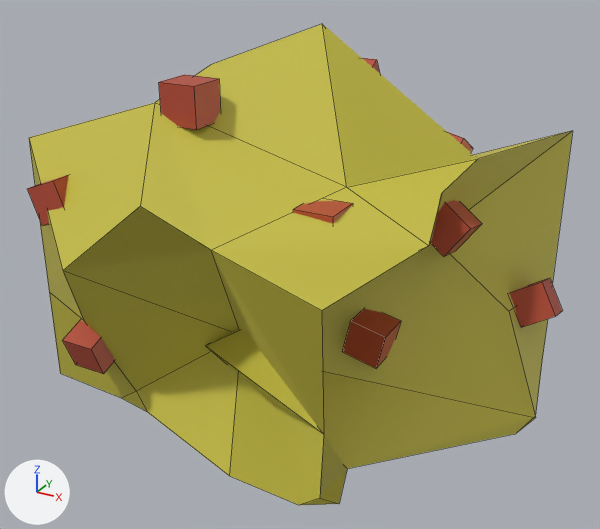
The FBX model WorkingArt/bush.fbx, before and after one commit.
Rendered twice from a 50 mm camera at (0.01181, -0.02177, 0.01477) aimed at (0.00013, -0.00053, 0.00415). Arrows for +X, +Y and +Z are at lower left; the lights stay in place. Mesh edges are drawn as thin lines. Where no turn or scale is listed for an object, it has been applied to the vertices.
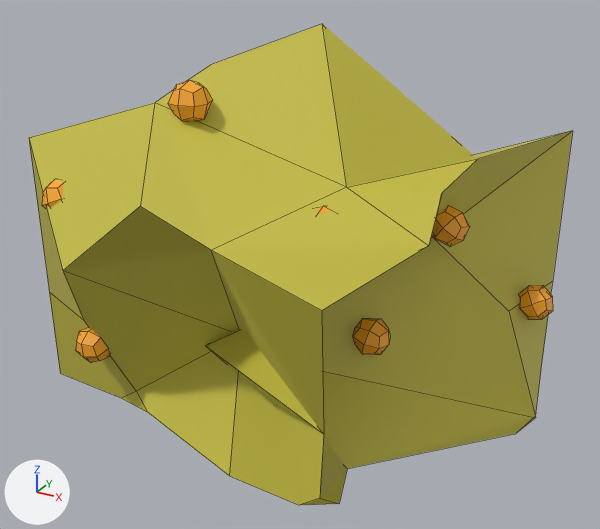
The change in detail:
Material 'Berry' (mat_berry) changes colour from red #b74b36 to orange #ffab26; in linear values from (0.471, 0.0713, 0.0368) to (1.0, 0.409, 0.0192).
me_mesh_002 is used by ob_pcube36; location (0.00093, 0.00163, 0.00956).
me_mesh_002 had 8 vertices, 6 faces and spanned x -0.00056..0.00056, y -0.00077..0.00077, z -0.00077..0.00077.
me_mesh_002 now has 26 vertices, 24 faces and spans x -0.00056..0.00056, y -0.00058..0.00058, z -0.00058..0.00058.
me_mesh_002 part 9: the whole mesh is rebuilt.
me_mesh_004 is used by ob_pcube38; location (0.00486, -0.00035, 0.00628).
me_mesh_004 had 8 vertices, 6 faces and spanned x -0.00078..0.00078, y -0.00071..0.00071, z -0.00088..0.00088.
me_mesh_004 now has 26 vertices, 24 faces and spans x -0.00059..0.00059, y -0.00055..0.00055, z -0.00057..0.00057.
me_mesh_004 part 7: the whole mesh is rebuilt.
me_mesh_005 is used by ob_pcube39; location (-0.0013, -0.00396, 0.00987).
me_mesh_005 had 8 vertices, 6 faces and spanned x -0.000562..0.000562, y -0.000562..0.000562, z -0.000562..0.000562.
me_mesh_005 now has 26 vertices, 24 faces and spans x -0.000562..0.000562, y -0.000562..0.000562, z -0.000562..0.000562.
me_mesh_005 part 4: the whole mesh is rebuilt.
me_mesh_012 is used by ob_pcube46; location (-0.00434, -0.00534, 0.00243).
me_mesh_012 had 8 vertices, 6 faces and spanned x -0.000562..0.000562, y -0.000724..0.000724, z -0.000724..0.000724.
me_mesh_012 now has 26 vertices, 24 faces and spans x -0.000562..0.000562, y -0.000543..0.000543, z -0.000543..0.000543.
me_mesh_012 part 8: the whole mesh is rebuilt.
me_mesh_014 is used by ob_pcube48; location (0.00329, -0.00192, 0.00305).
me_mesh_014 had 8 vertices, 6 faces and spanned x -0.000674..0.000674, y -0.000562..0.000562, z -0.000674..0.000674.
me_mesh_014 now has 26 vertices, 24 faces and spans x -0.000547..0.000547, y -0.000562..0.000562, z -0.000547..0.000547.
me_mesh_014 part 1: the whole mesh is rebuilt.
me_mesh_015 is used by ob_pcube49; location (0.00696, 0.00241, 0.00317).
me_mesh_015 had 8 vertices, 6 faces and spanned x -0.00077..0.00077, y -0.00075..0.00075, z -0.00089..0.00089.
me_mesh_015 now has 26 vertices, 24 faces and spans x -0.00058..0.00058, y -0.00054..0.00054, z -0.00056..0.00056.
me_mesh_015 part 2: the whole mesh is rebuilt.
me_mesh_013 is used by ob_pcube47; location (-0.00496, -0.00534, 0.00699).
me_mesh_013 had 8 vertices, 6 faces and spanned x -0.000725..0.000725, y -0.000562..0.000562, z -0.000725..0.000725.
me_mesh_013 now has 26 vertices, 24 faces and spans x -0.000544..0.000544, y -0.000562..0.000562, z -0.000544..0.000544.
me_mesh_013 part 6: the whole mesh is rebuilt.
me_mesh_006 is used by ob_pcube40; location (0.00269, -0.00396, 0.00706).
me_mesh_006 had 8 vertices, 6 faces and spanned x -0.000562..0.000562, y -0.000562..0.000562, z -0.000562..0.000562.
me_mesh_006 now has 26 vertices, 24 faces and spans x -0.000562..0.000562, y -0.000562..0.000562, z -0.000562..0.000562.
me_mesh_006 part 5: the whole mesh is rebuilt.
me_mesh_003 is used by ob_pcube37; location (0.004, 0.00124, 0.00786).
me_mesh_003 had 8 vertices, 6 faces and spanned x -0.00067..0.00067, y -0.00081..0.00081, z -0.00086..0.00086.
me_mesh_003 now has 26 vertices, 24 faces and spans x -0.00055..0.00055, y -0.00057..0.00057, z -0.00056..0.00056.
me_mesh_003 part 3: the whole mesh is rebuilt.

What differs and where, as boxes [x1, y1, x2, y2] in the pictures (600 x 529 px):
'pCube39', recoloured, reshaped (27% narrower, 25% shorter): before [159, 75, 220, 130]; after [168, 80, 212, 121]
'pCube48', recoloured, reshaped (37% narrower, 40% shorter): before [342, 309, 401, 368]; after [353, 319, 390, 354]
'pCube38', recoloured, reshaped: before [430, 201, 482, 256]; after [433, 205, 470, 247]
'pCube49', recoloured, reshaped (35% narrower, 30% shorter): before [509, 278, 562, 327]; after [519, 285, 553, 319]
'pCube46', recoloured, reshaped: before [63, 320, 115, 374]; after [75, 328, 110, 363]
'pCube47', recoloured, reshaped: before [27, 175, 69, 226]; after [42, 179, 63, 208]
'pCube40', recoloured, reshaped: before [293, 201, 353, 223]; after [318, 206, 331, 214]
'pCube37', recoloured, reshaped (not visible afterwards): before [448, 132, 473, 152]
'pCube36', recoloured, reshaped (not visible afterwards): before [363, 58, 380, 73]
